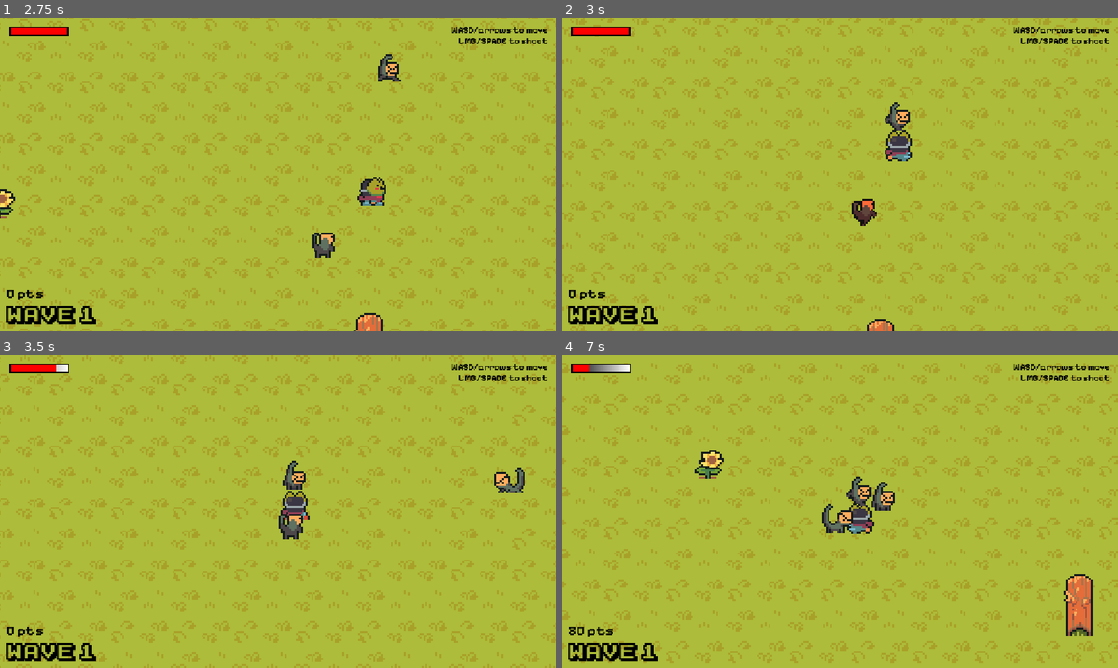
Above: before the commit, frames 1-4 (two rows, left to right).
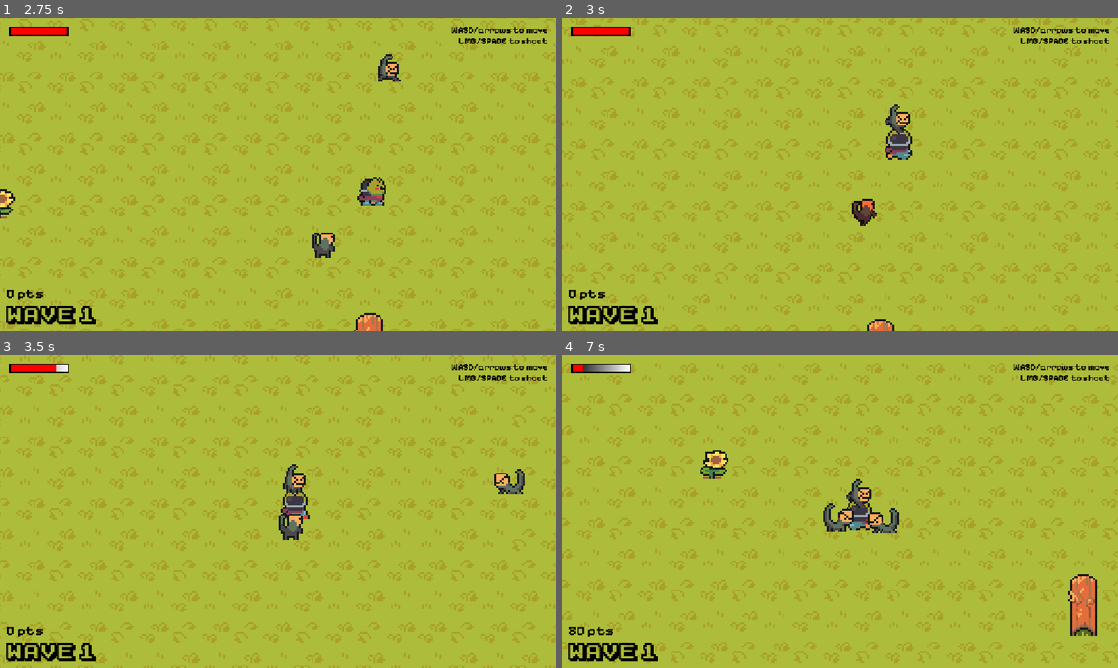
Above: after the commit, the same moments.

Repository: SushiOnToast/frogbound
Game: Godot game, scene res://scenes/UI/menu_screen.tscn
Two runs of this game, one before a commit and one after it. Both use one fixed random seed, a clock stepped at 60 frames per second and the inputs below.
Inputs (mouse positions are in pixels of both pictures, inside the frame that each line leads up to):
- Up to frame 1 (2.75 s): tap Enter (menu_interact) at 0.5 s; move the mouse to (400, 158) at 0.52 s; hold D (right) 0.53-1.28 s; tap Space (shoot) at 0.6, 1.35, 2.1 s; move the mouse to (166, 190) at 1.27 s; hold S (down) 1.28-2.03 s; move the mouse to (333, 105) at 2.02 s; hold D (right) from 2.03 s (still down)
- Up to frame 2 (3 s): move the mouse to (812, 237) at 2.77 s; release D (right) at 2.78 s; hold W (up) from 2.78 s (still down); tap Space (shoot) at 2.85 s
- Up to frame 3 (3.5 s): keep holding W (up)
- Up to frame 4 (7 s): move the mouse to (1006, 558) at 3.52 s; release W (up) at 3.53 s; hold A (left) 3.53-5.03 s; tap Space (shoot) every 0.75 s from 3.6 to 6.6 s; move the mouse to (673, 464) at 4.27 s; move the mouse to (867, 511) at 5.02 s; hold S (down) 5.03-5.78 s; move the mouse to (756, 433) at 5.77 s; hold D (right) 5.78-6.53 s; move the mouse to (962, 495) at 6.52 s; hold W (up) from 6.53 s (still down)

Frame 1 is identical in both runs. In frame 2, 0.9% of the frame differs, in the area x 0-100%, y 26-100%; in frame 3, 5.4%; in frame 4, 18%, in the area x 0-100%, y 2-99%.

Commit message:
fix lizard and player collision issue

Diff:
--- a/scenes/player.tscn
+++ b/scenes/player.tscn
@@ -187,8 +187,8 @@
 "speed": 7.0
 }]
 
-[sub_resource type="RectangleShape2D" id="RectangleShape2D_tuyoq"]
-size = Vector2(13, 13)
+[sub_resource type="RectangleShape2D" id="RectangleShape2D_8xefu"]
+size = Vector2(11, 12)
 
 [sub_resource type="Gradient" id="Gradient_qhqgy"]
 
@@ -229,8 +229,8 @@
 frame_progress = 0.2548778
 
 [node name="CollisionShape2D" type="CollisionShape2D" parent="." unique_id=1749427081]
-position = Vector2(0.5, 0.5)
-shape = SubResource("RectangleShape2D_tuyoq")
+position = Vector2(0.5, 1)
+shape = SubResource("RectangleShape2D_8xefu")
 
 [node name="CanvasLayer" type="CanvasLayer" parent="." unique_id=2010151468]
 
--- a/scripts/mobs/lizard.gd
+++ b/scripts/mobs/lizard.gd
@@ -2,22 +2,26 @@
 
 @onready var damage_timer: Timer = $DamageTimer
 
+@export var stop_distance: float = 10.0
 var target_player: Node2D = null
 
 const DAMAGE = 10.0
 
-func _ready() -> void:
-	super._ready()
 
 func _physics_process(_delta: float) -> void:
 	if not is_instance_valid(player):
 		return
 
+	var distance = get_player_distance()
 	var player_dir = get_player_direction()
 
 	animate_sprite(player_dir)
 
-	velocity = player_dir * speed
+	if distance <= stop_distance:
+		velocity = Vector2.ZERO
+	else:
+		velocity = player_dir * speed
+
 	move_and_slide()
 
 func _on_attack_area_body_entered(body: Node2D) -> void:
